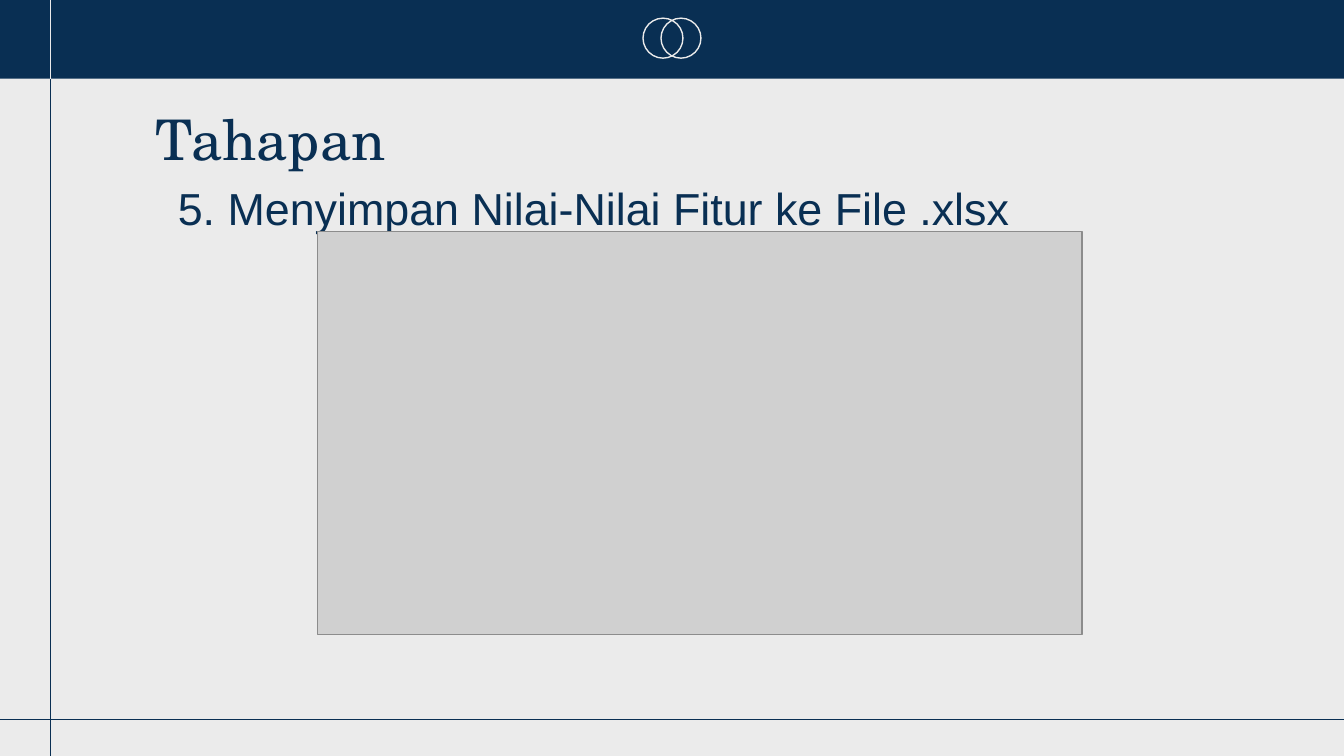
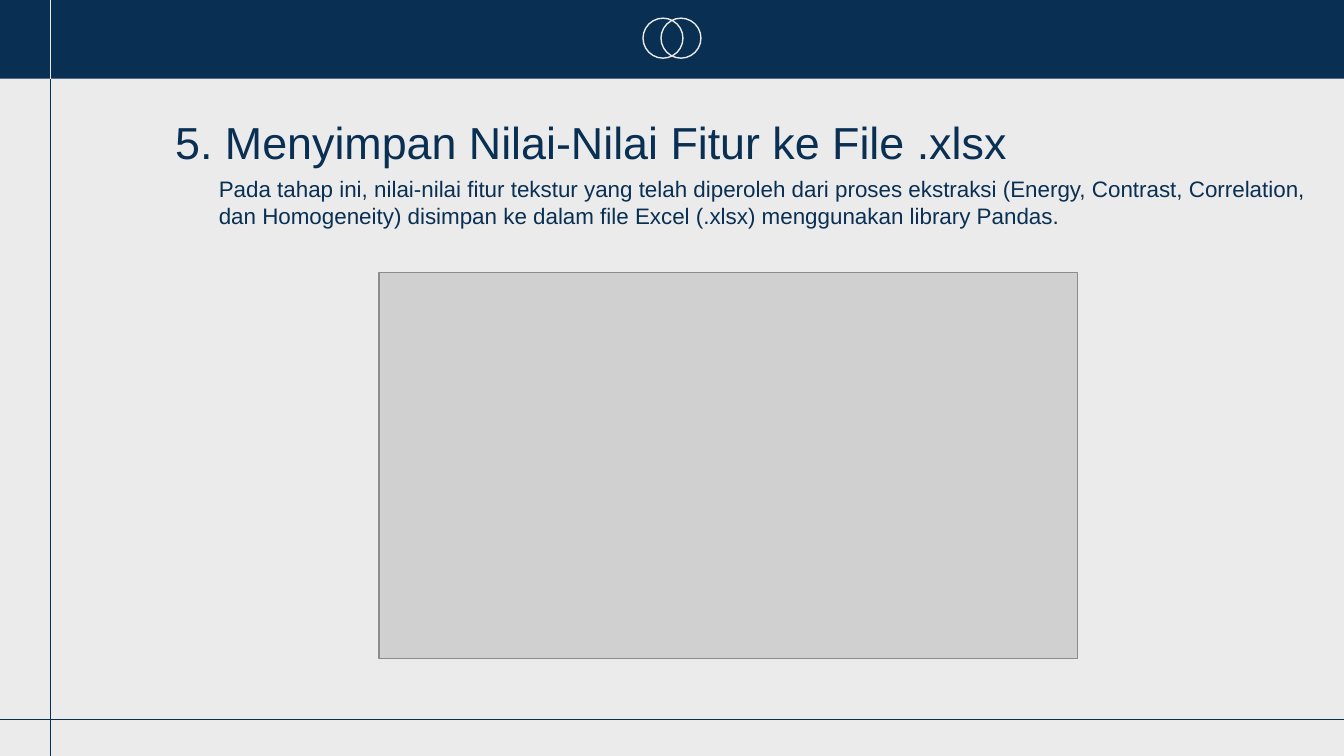
Before and after one commit to AryaPutra-182/2318034-EkstraksiFiturTekstur, a slide deck: slide 8 of PPT Ekstraksi Fitur Tekstur.pptx. Drawn at 1344x756 pixels with LibreOffice and Linux fonts; fonts in the diff are those of the drawing; grey boxes stand for pictures; background and template pictures are left out. Boxes give left, top, right and bottom in pixels: in the first picture for what was removed or moved away, otherwise in the second. Text is boxed around its words. In the diff, an @@ line names an element or a change of style, - is before the commit and + after.

```diff
--- a/PPT Ekstraksi Fitur Tekstur.pptx
+++ b/PPT Ekstraksi Fitur Tekstur.pptx
@@ subtitle "5. Menyimpan Nilai-Nilai Fitur ke ...": place and size @@
-subtitle "5. Menyimpan Nilai-Nilai Fitur ke ..." at (178, 192, 1009, 234)
+subtitle "5. Menyimpan Nilai-Nilai Fitur ke ..." at (175, 126, 1007, 168)
@@ title removed at (155, 118, 385, 172) @@
-Tahapan
@@ text added at (219, 180, 1305, 229), 12 pt, text #092F53 @@
+Pada tahap ini, nilai-nilai fitur tekstur yang telah diperoleh dari proses ekstraksi (Energy, Contrast, Correlation, dan Homogeneity) disimpan ke dalam file Excel (.xlsx) menggunakan library Pandas.
@@ picture: place and size @@
-picture at (317, 231, 1082, 634)
+picture at (379, 273, 1078, 659)
```
Also in this commit, not shown: 6 other slides changed, 3 other files.
